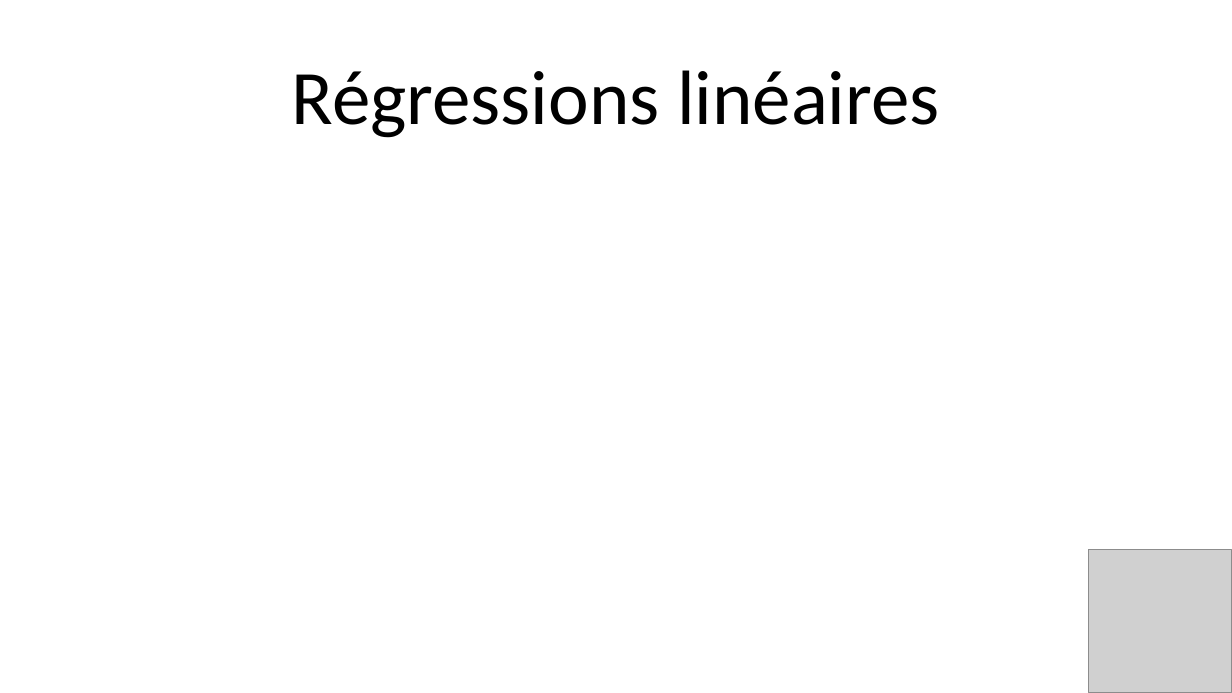
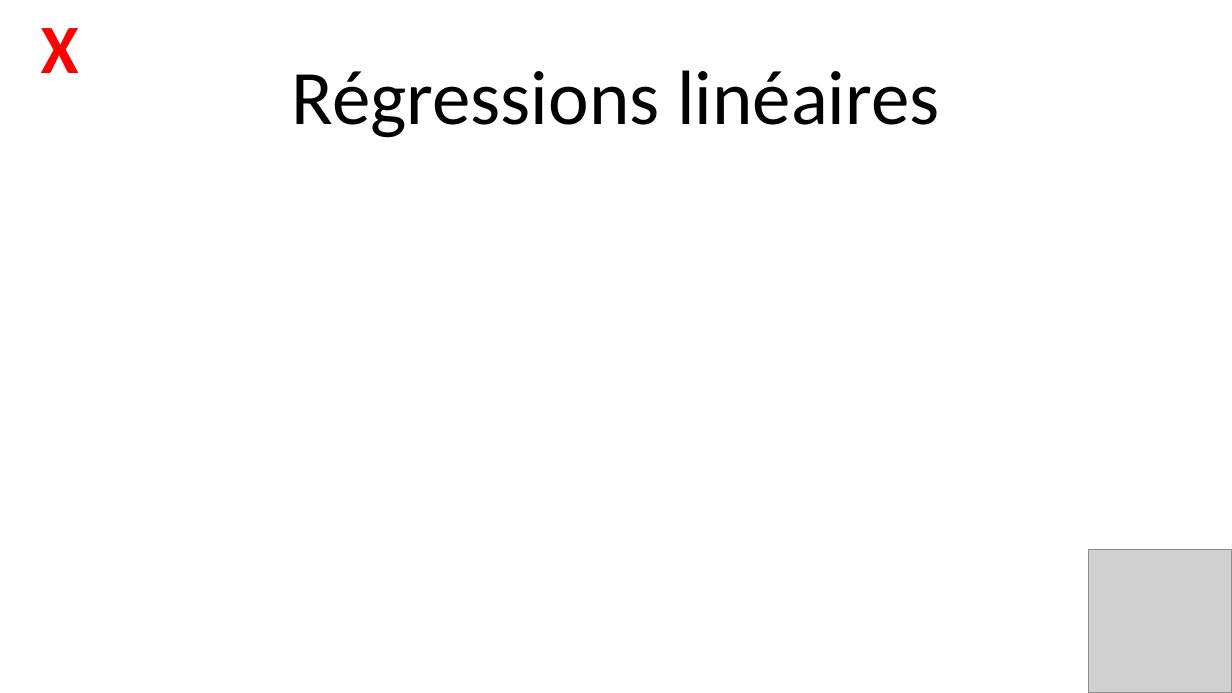
Before and after one commit to Julien-paulet/Projet_7, a slide deck: slide 30 of Présentation.pptx (slide 21 before the commit). Drawn at 1232x693 pixels with LibreOffice and Linux fonts; fonts in the diff are those of the drawing; grey boxes stand for pictures. Boxes give left, top, right and bottom in pixels: in the first picture for what was removed or moved away, otherwise in the second. Text is boxed around its words. In the diff, an @@ line names an element or a change of style, - is before the commit and + after.

```diff
--- a/Présentation.pptx
+++ b/Présentation.pptx
@@ text added at [41, 28, 79, 73], 54 pt, text #FF0000, bold @@
+X
```
Also in this commit, not shown: 13 other slides changed, 11 slides added, 2 slides removed, 3 other files.
